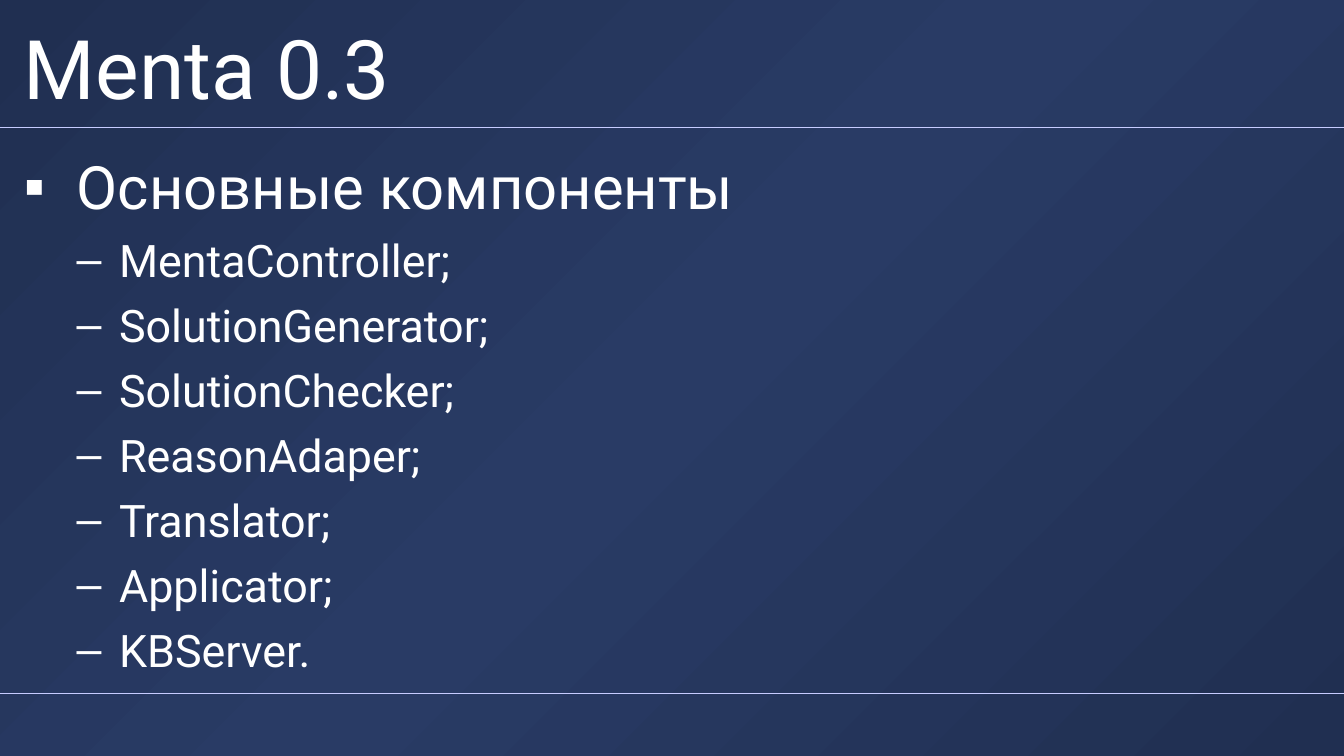
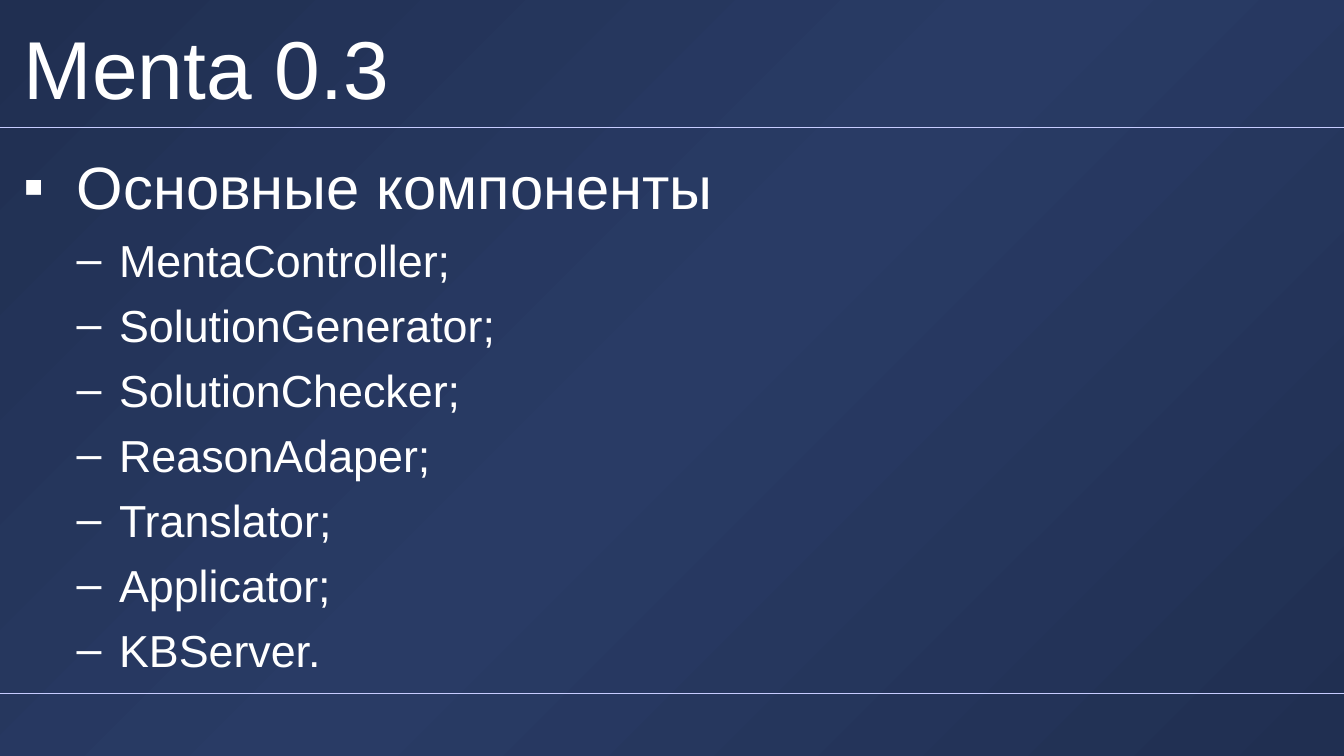
Before and after one commit to alexander-toschev/alexander-toschev, a slide deck: slide 30 of Disser/Presentation/DUBNAPresentationX-short.pptx. Drawn at 1344x756 pixels with LibreOffice and Linux fonts; fonts in the diff are those of the drawing; background and template pictures are left out. Boxes give left, top, right and bottom in pixels: in the first picture for what was removed or moved away, otherwise in the second. Text is boxed around its words. In the diff, an @@ line names an element or a change of style, - is before the commit and + after.

```diff
--- a/Disser/Presentation/DUBNAPresentationX-short.pptx
+++ b/Disser/Presentation/DUBNAPresentationX-short.pptx
@@ title "Menta 0.3" at (24, 41, 389, 100): font Roboto to Arial @@
@@ text "Основные компоненты" at (77, 167, 713, 668): font Roboto to Arial @@
```
Also in this commit, not shown: 21 other slides changed, 9 other files.
